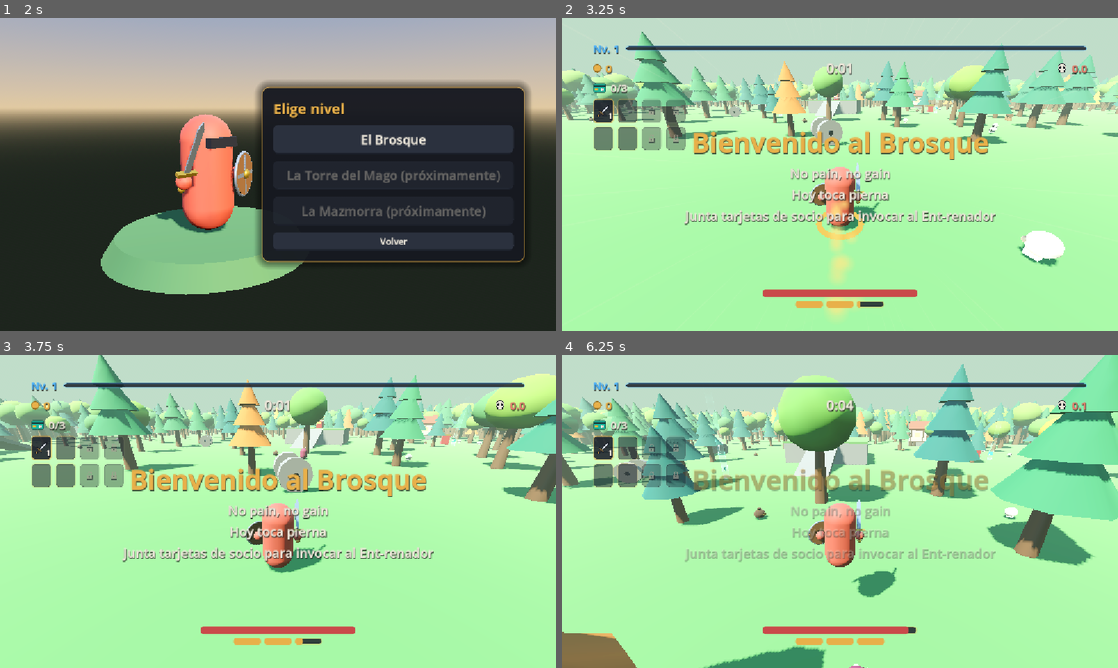
Above: before the commit, frames 1-4 (two rows, left to right).
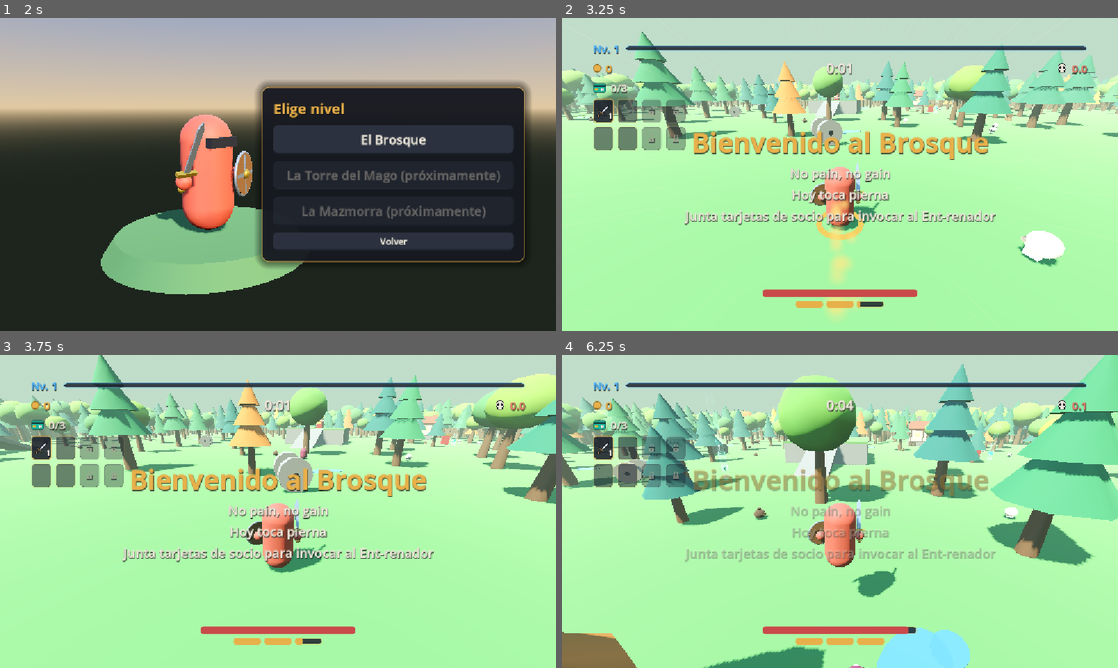
Above: after the commit, the same moments.

Repository: UriBokchoi/BroGuild
Game: Godot game, scene res://systems/run/game.tscn
The game is run twice, just before and just after one commit, with the same random seed, the same clock (stepped at 60 frames per second) and the same inputs.
Inputs (mouse positions are in pixels of both pictures, inside the frame that each line leads up to):
- Up to frame 1 (2 s): click "Jugar" at 0.5 s; click "Guerrero" at 1.25 s
- Up to frame 2 (3.25 s): click "El Brosque" at 2 s; tap Enter at 2.75 s; move the mouse to (867, 174) at 2.77 s; hold W (move_forward) from 2.78 s (still down); tap Shift (dash) at 2.85 s; click (867, 174) at 2.92 s; tap Space (jump) at 3.02 s
- Up to frame 3 (3.75 s): keep holding W (move_forward); move the mouse to (250, 511) at 3.52 s; tap E (interact) at 3.6 s
- Up to frame 4 (6.25 s): keep holding W (move_forward); tap Space (jump) at 3.77, 5.27, 6.02 s; move the mouse to (851, 505) at 4.27 s; tap Tab (show_stats) at 4.35 s; move the mouse to (834, 517) at 5.02 s; tap Ctrl (slide) at 5.1 s; click (834, 517) at 5.17 s; move the mouse to (878, 514) at 5.77 s; tap Alt at 5.85 s

Frame 1 is identical in both runs. In frame 2, less than 0.1% of the frame differs, in the area x 2-55%, y 28-38%; in frame 3, less than 0.1%; in frame 4, 1.8%, in the area x 2-74%, y 28-100%.

Commit message:
feat(brosque): charquitos de agua con una flor, de decorado
Catorce charcos con una flor al lado, repartidos por el suelo con un
BreakableScatter. Sin colisión ni interacción.

Co-Authored-By: Claude Opus 5.5 <noreply@anthropic.com>

Diff:
--- a/levels/brosque/brosque.tscn
+++ b/levels/brosque/brosque.tscn
@@ -13,6 +13,7 @@
 [ext_resource type="PackedScene" path="res://entities/interactables/boss_key/boss_key.tscn" id="18_key"]
 [ext_resource type="Resource" path="res://data/bosses/brosque.tres" id="19_boss"]
 [ext_resource type="PackedScene" path="res://entities/interactables/heal_shop/tavern.tscn" id="20_tavern"]
+[ext_resource type="PackedScene" path="res://levels/brosque/props/puddle.tscn" id="21_puddle"]
 
 [sub_resource type="ProceduralSkyMaterial" id="ProceduralSkyMaterial_sky"]
 sky_top_color = Color(0.3, 0.52, 0.82, 1)
@@ -55,6 +56,11 @@
 script = ExtResource("12_entry")
 scene = ExtResource("14_pouch")
 count = 20
+
+[sub_resource type="Resource" id="Resource_puddles"]
+script = ExtResource("12_entry")
+scene = ExtResource("21_puddle")
+count = 14
 
 [sub_resource type="Resource" id="Resource_keys"]
 script = ExtResource("12_entry")
@@ -121,6 +127,13 @@
 min_spacing = 25.0
 min_center_distance = 25.0
 
+[node name="Puddles" type="Node3D" parent="."]
+script = ExtResource("11_scatter")
+entries = Array[ExtResource("12_entry")]([SubResource("Resource_puddles")])
+half_extent = Vector2(70, 70)
+clearance = 1.2
+min_spacing = 8.0
+
 [node name="PlayerSpawn" type="Marker3D" parent="."]
 transform = Transform3D(1, 0, 0, 0, 1, 0, 0, 0, 1, 0, 0, 3)
 
--- /dev/null
+++ b/levels/brosque/props/puddle.tscn
@@ -0,0 +1,110 @@
+[gd_scene format=3]
+
+[sub_resource type="StandardMaterial3D" id="Mat_water"]
+transparency = 1
+albedo_color = Color(0.32, 0.58, 0.82, 0.78)
+metallic = 0.4
+roughness = 0.05
+emission_enabled = true
+emission = Color(0.25, 0.5, 0.75, 1)
+emission_energy_multiplier = 0.15
+
+[sub_resource type="StandardMaterial3D" id="Mat_stem"]
+albedo_color = Color(0.25, 0.55, 0.22, 1)
+
+[sub_resource type="StandardMaterial3D" id="Mat_petal"]
+albedo_color = Color(0.98, 0.62, 0.78, 1)
+
+[sub_resource type="StandardMaterial3D" id="Mat_center"]
+albedo_color = Color(1, 0.85, 0.25, 1)
+emission_enabled = true
+emission = Color(1, 0.8, 0.2, 1)
+emission_energy_multiplier = 0.2
+
+[sub_resource type="CylinderMesh" id="CylinderMesh_water"]
+material = SubResource("Mat_water")
+top_radius = 1.0
+bottom_radius = 1.0
+height = 0.02
+radial_segments = 16
+rings = 1
+
+[sub_resource type="CylinderMesh" id="CylinderMesh_stem"]
+material = SubResource("Mat_stem")
+top_radius = 0.02
+bottom_radius = 0.025
+height = 0.45
+radial_segments = 6
+rings = 1
+
+[sub_resource type="SphereMesh" id="SphereMesh_leaf"]
+material = SubResource("Mat_stem")
+radius = 0.08
+height = 0.04
+radial_segments = 8
+rings = 4
+
+[sub_resource type="SphereMesh" id="SphereMesh_petal"]
+material = SubResource("Mat_petal")
+radius = 0.07
+height = 0.03
+radial_segments = 8
+rings = 4
+
+[sub_resource type="SphereMesh" id="SphereMesh_center"]
+material = SubResource("Mat_center")
+radius = 0.045
+height = 0.06
+radial_segments = 8
+rings = 4
+
+[node name="Puddle" type="Node3D"]
+
+[node name="Water" type="MeshInstance3D" parent="."]
+transform = Transform3D(1.2, 0, 0, 0, 1, 0, 0, 0, 0.8, 0, 0.012, 0)
+cast_shadow = 0
+mesh = SubResource("CylinderMesh_water")
+
+[node name="WaterSmall" type="MeshInstance3D" parent="."]
+transform = Transform3D(0.55, 0, 0, 0, 1, 0, 0, 0, 0.45, 1.05, 0.013, 0.45)
+cast_shadow = 0
+mesh = SubResource("CylinderMesh_water")
+
+[node name="Flower" type="Node3D" parent="."]
+transform = Transform3D(1, 0, 0, 0, 1, 0, 0, 0, 1, -1.35, 0, -0.55)
+
+[node name="Stem" type="MeshInstance3D" parent="Flower"]
+transform = Transform3D(1, 0, 0, 0, 1, 0, 0, 0, 1, 0, 0.225, 0)
+mesh = SubResource("CylinderMesh_stem")
+
+[node name="LeafA" type="MeshInstance3D" parent="Flower"]
+transform = Transform3D(0.94, -0.342, 0, 0.342, 0.94, 0, 0, 0, 1, 0.07, 0.12, 0)
+mesh = SubResource("SphereMesh_leaf")
+
+[node name="LeafB" type="MeshInstance3D" parent="Flower"]
+transform = Transform3D(0.94, 0.342, 0, -0.342, 0.94, 0, 0, 0, 1, -0.07, 0.2, 0)
+mesh = SubResource("SphereMesh_leaf")
+
+[node name="PetalA" type="MeshInstance3D" parent="Flower"]
+transform = Transform3D(1, 0, 0, 0, 1, 0, 0, 0, 1, 0.08, 0.46, 0)
+mesh = SubResource("SphereMesh_petal")
+
+[node name="PetalB" type="MeshInstance3D" parent="Flower"]
+transform = Transform3D(1, 0, 0, 0, 1, 0, 0, 0, 1, 0.025, 0.46, 0.076)
+mesh = SubResource("SphereMesh_petal")
+
+[node name="PetalC" type="MeshInstance3D" parent="Flower"]
+transform = Transform3D(1, 0, 0, 0, 1, 0, 0, 0, 1, -0.065, 0.46, 0.047)
+mesh = SubResource("SphereMesh_petal")
+
+[node name="PetalD" type="MeshInstance3D" parent="Flower"]
+transform = Transform3D(1, 0, 0, 0, 1, 0, 0, 0, 1, -0.065, 0.46, -0.047)
+mesh = SubResource("SphereMesh_petal")
+
+[node name="PetalE" type="MeshInstance3D" parent="Flower"]
+transform = Transform3D(1, 0, 0, 0, 1, 0, 0, 0, 1, 0.025, 0.46, -0.076)
+mesh = SubResource("SphereMesh_petal")
+
+[node name="Center" type="MeshInstance3D" parent="Flower"]
+transform = Transform3D(1, 0, 0, 0, 1, 0, 0, 0, 1, 0, 0.47, 0)
+mesh = SubResource("SphereMesh_center")
--- a/tests/integration/levels/brosque/test_brosque.gd
+++ b/tests/integration/levels/brosque/test_brosque.gd
@@ -101,3 +101,11 @@
 	assert_almost_eq(tavern.position.x, 0.0, 0.01, "en el centro de la pared")
 	assert_gt(absf(tavern.position.z), 75.0, "en la pared del borde")
 	assert_gt((-tavern.basis.z).dot(-tavern.position.normalized()), 0.99, "mirando hacia dentro")
+
+
+func test_puddles_with_a_flower_are_only_decoration() -> void:
+	await wait_physics_frames(2)
+	var puddles := _level.get_node(^"Puddles").get_children()
+	assert_gt(puddles.size(), 8, "repartidos por el suelo")
+	for puddle: Node in puddles:
+		assert_eq(puddle.find_children("*", "CollisionObject3D", true, false).size(), 0, "ni chocan ni se usan")
Not shown, changed: docs/GDD.md
Not shown, changed: docs/MAPA.md
